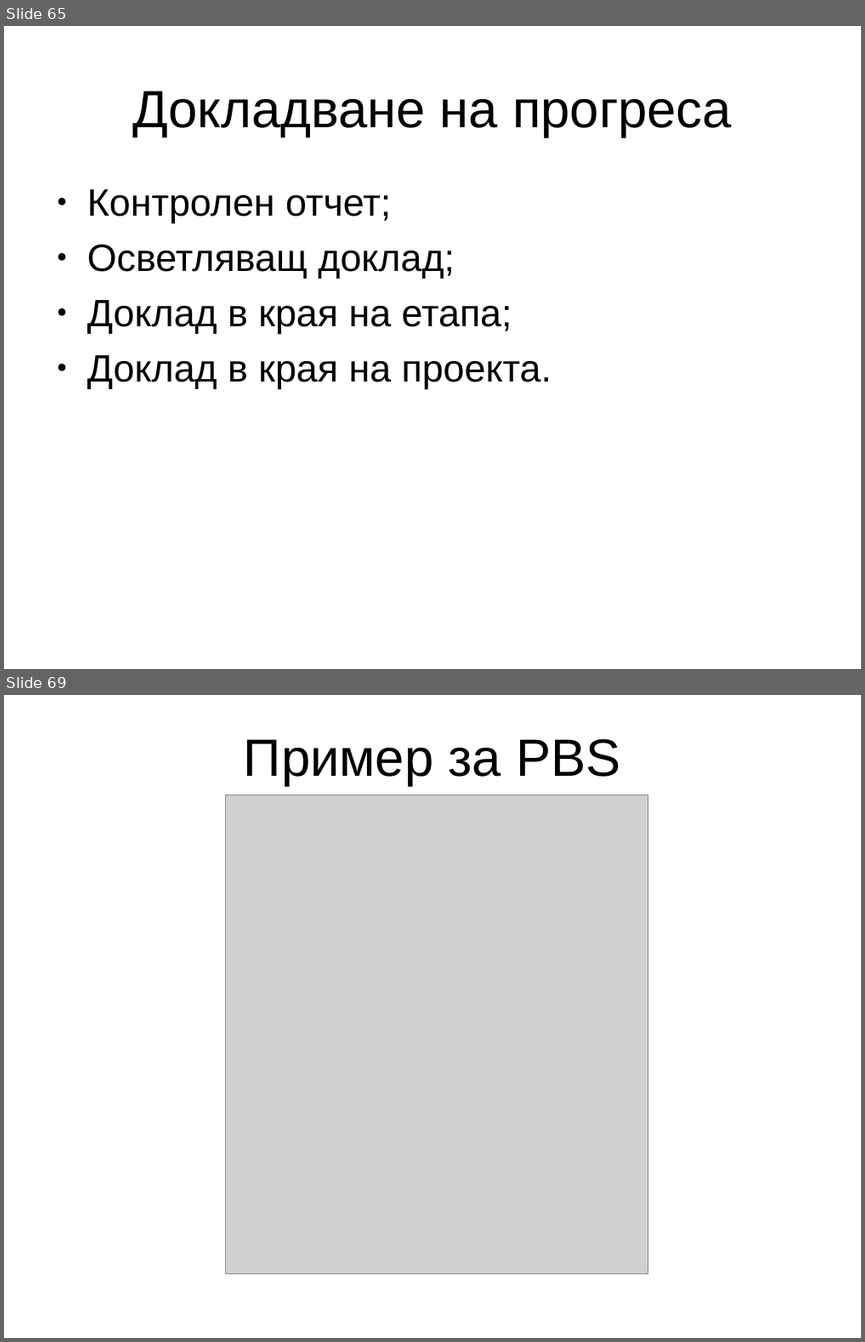
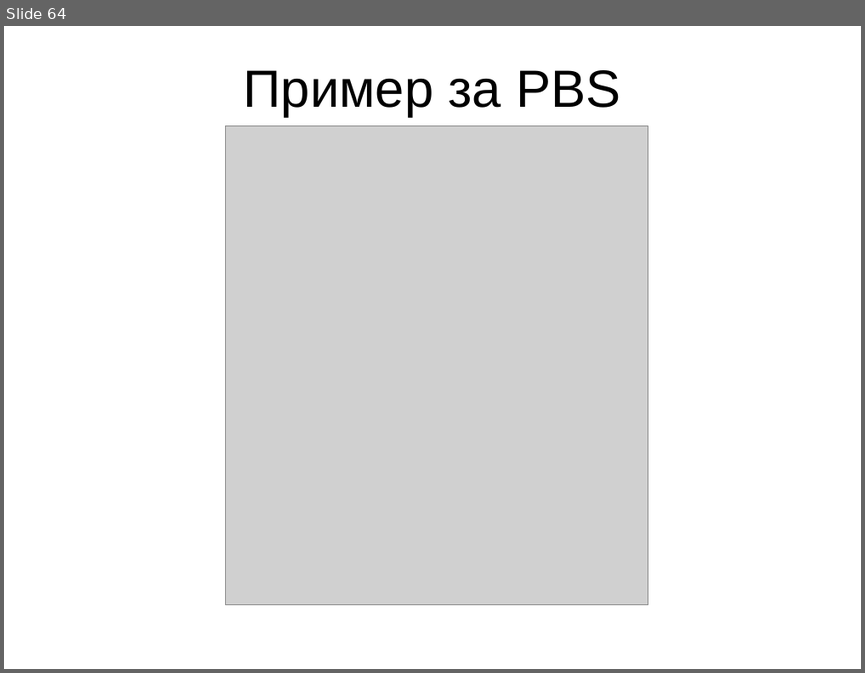
Before and after one commit to marvellouz/PM, a slide deck: prince2_v0.6bg.ppt. Shown one above the other, each under a label of ours: slides 65 and 69 before the commit, slide 64 after it; the slides between them are not shown. The pictures are 865x1342 and 865x673 pixels, drawn with LibreOffice and Linux fonts; fonts in the diff are those of the drawing; grey boxes stand for pictures. Boxes give left, top, right and bottom in pixels: in the first picture for what was removed or moved away, otherwise in the second. Text is boxed around its words. In the diff, an @@ line names an element or a change of style, - is before the commit and + after.

```diff
--- a/prince2_v0.6bg.ppt
+++ b/prince2_v0.6bg.ppt
@@ slide 65 removed at (4,26,861,669), background #FFFFFF @@
@@ title removed at (132,91,732,137) @@
-Докладване на прогреса
@@ text removed at (87,189,551,389) @@
-● Контролен отчет;
-● Осветляващ доклад;
-● Доклад в края на етапа;
-● Доклад в края на проекта.
@@ what was slide 69 is now slide 64 @@
```
Also in this commit, not shown: 50 slides changed, 4 other slides removed, 1 other file.
